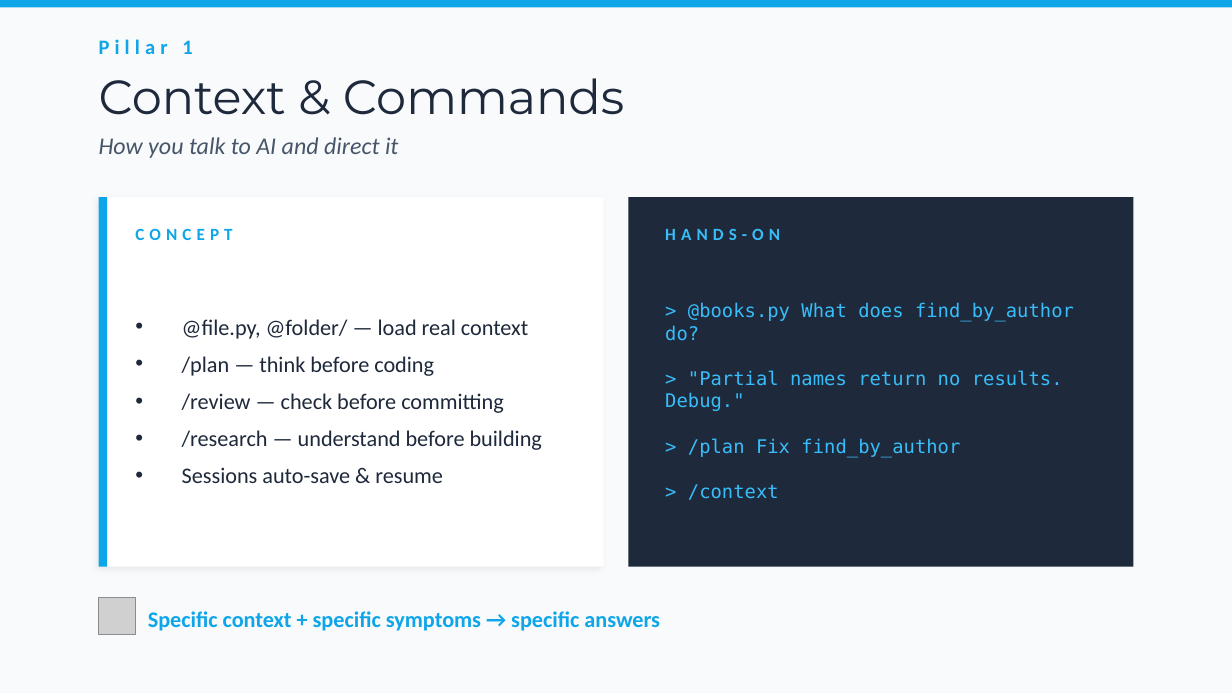
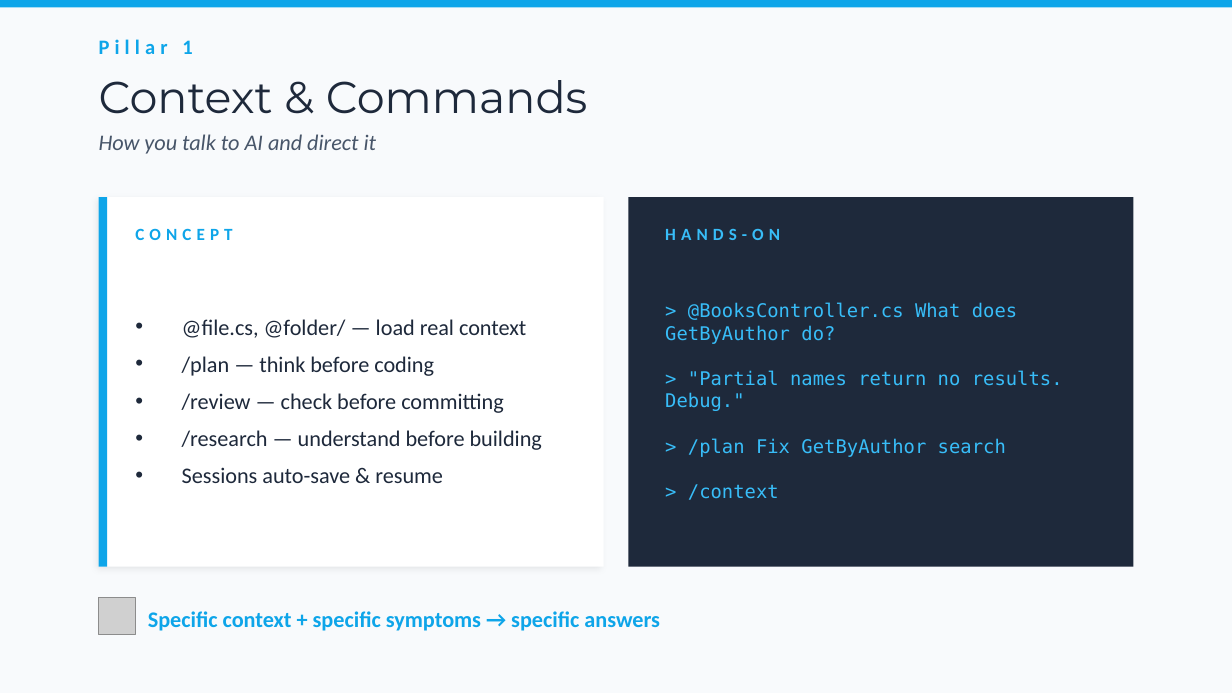
Before and after one commit to bubuding0809/copilot-cli-for-beginners, a slide deck: slide 6 of WORKSHOP-PRESENTATION.pptx (slide 7 before the commit). Drawn at 1232x693 pixels with LibreOffice and Linux fonts; fonts in the diff are those of the drawing; grey boxes stand for pictures. Boxes give left, top, right and bottom in pixels: in the first picture for what was removed or moved away, otherwise in the second. Text is boxed around its words. In the diff, an @@ line names an element or a change of style, - is before the commit and + after.

```diff
--- a/WORKSHOP-PRESENTATION.pptx
+++ b/WORKSHOP-PRESENTATION.pptx
@@ text "Context & Commands" at [99, 80, 588, 114]: size 28 to 26 pt @@
@@ text "How you talk to AI ..." at [99, 134, 376, 154]: size 14 to 13 pt @@
@@ text at [182, 319, 526, 338]: text changed @@
-• @file.py, @folder/ — load real context
+• @file.cs, @folder/ — load real context
@@ text at [665, 302, 1017, 344]: text changed @@
-> @books.py What does find_by_author do?
+> @BooksController.cs What does GetByAuthor do?
@@ text at [688, 438, 1006, 457]: text changed @@
-> /plan Fix find_by_author
+> /plan Fix GetByAuthor search
```
Also in this commit, not shown: 9 other slides changed, 11 slides added, 5 slides removed, 1 other file.
